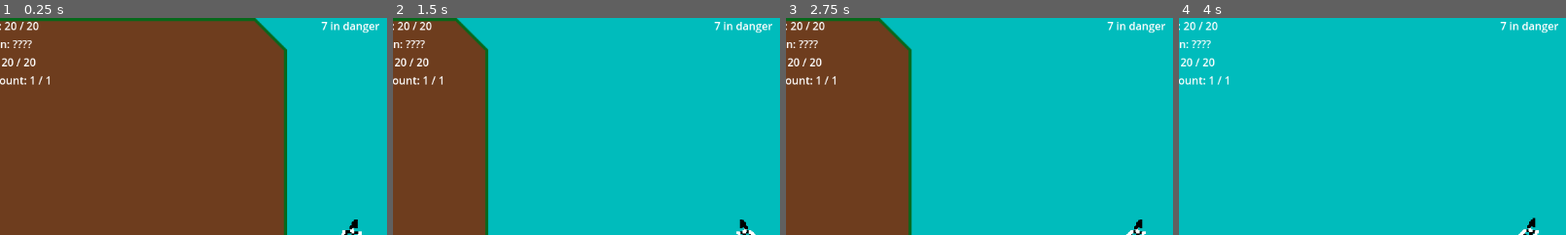
Above: before the commit, frames 1-4 (left to right).
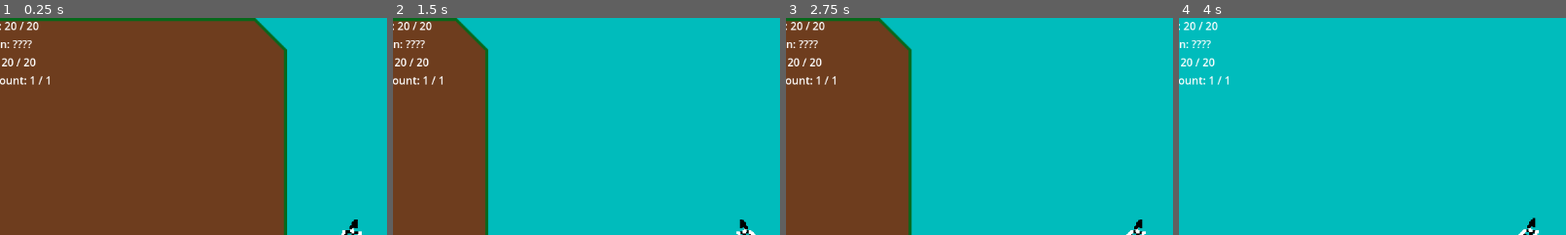
Above: after the commit, the same moments.

Repository: Chilly55/Realm-of-Rouges-Final
Game: Godot game, scene res://scenes/levels/Level_one.tscn
The game is run twice, just before and just after one commit, with the same random seed, the same clock (stepped at 60 frames per second) and the same inputs. The engine's default icon, where the game draws it, is replaced by a stand-in: a white triangle on a blue panel in a dark square.
Inputs (mouse positions are % of the whole screen's width and height, from its top left):
- Up to frame 1 (0.25 s): no input
- Up to frame 2 (1.5 s): tap Enter at 0.5 s; move the mouse to (72, 45) at 0.52 s; press the mouse at (72, 45) at 0.53 s; hold D (right) from 0.53 s (still down); tap W (jump) at 0.77 s; move the mouse to (30, 55) at 1.27 s; release the mouse at (30, 55) at 1.28 s; tap E (interact) at 1.35 s
- Up to frame 3 (2.75 s): tap W (jump) at 1.52 s; move the mouse to (60, 28) at 2.02 s; release D (right) at 2.03 s; hold A (left) from 2.03 s (still down); hold Mouse wheel down (last weapon) from 2.03 s (still down)
- Up to frame 4 (4 s): move the mouse to (45, 70) at 2.77 s; release A (left) at 2.78 s; release Mouse wheel down (last weapon) at 2.78 s; hold D (right) from 2.78 s (still down); tap Mouse wheel up (next weapon) at 2.85 s; tap W (jump) at 3.02, 3.77 s; move the mouse to (80, 65) at 3.52 s; press the mouse at (80, 65) at 3.53 s
The pictures show only the part of the screen within x 5-55%, y 0-50%; the shares and areas given below are measured in that part.

The runs differ from the first frame. In frame 1, 0.3% of the frame differs, in the area x 82-98%, y 1-8%; in frame 2, 0.3%; in frame 3, 0.3%; in frame 4, 0.3%.
Error in both runs: Invalid operands 'float' and 'Vector2' in operator '-'. (res://scripts/actors/Player.gd:108)

Commit message:
Update Level_one.tscn

Diff:
--- a/scenes/levels/Level_one.tscn
+++ b/scenes/levels/Level_one.tscn
@@ -114,12 +114,14 @@
 [node name="NPC" parent="." instance=ExtResource("13_iumev")]
 position = Vector2(2512, 416)
 
-[node name="Dialogue Box" parent="NPC" index="3" node_paths=PackedStringArray("map")]
-map = NodePath("../..")
-
-[node name="Player" parent="." node_paths=PackedStringArray("map") instance=ExtResource("2_sqk20")]
+[node name="Dialogue Box" parent="NPC" index="3"]
+map = Object(Node2D,"_import_path":NodePath(""),"unique_name_in_owner":false,"process_mode":0,"process_priority":0,"process_physics_priority":0,"process_thread_group":0,"editor_description":"","visible":true,"modulate":Color(1, 1, 1, 1),"self_modulate":Color(1, 1, 1, 1),"show_behind_parent":false,"top_level":false,"clip_children":0,"light_mask":1,"visibility_layer":1,"z_index":0,"z_as_relative":true,"y_sort_enabled":false,"texture_filter":0,"texture_repeat":0,"material":null,"use_parent_material":false,"position":Vector2(0, 0),"rotation":0.0,"scale":Vector2(1, 1),"skew":0.0,"script":ExtResource("1_yie5g"))
+
+
+[node name="Player" parent="." instance=ExtResource("2_sqk20")]
 position = Vector2(256, 416)
-map = NodePath("..")
+map = Object(Node2D,"_import_path":NodePath(""),"unique_name_in_owner":false,"process_mode":0,"process_priority":0,"process_physics_priority":0,"process_thread_group":0,"editor_description":"","visible":true,"modulate":Color(1, 1, 1, 1),"self_modulate":Color(1, 1, 1, 1),"show_behind_parent":false,"top_level":false,"clip_children":0,"light_mask":1,"visibility_layer":1,"z_index":0,"z_as_relative":true,"y_sort_enabled":false,"texture_filter":0,"texture_repeat":0,"material":null,"use_parent_material":false,"position":Vector2(0, 0),"rotation":0.0,"scale":Vector2(1, 1),"skew":0.0,"script":ExtResource("1_yie5g"))
+
 
 [node name="AudioStreamPlayer" type="AudioStreamPlayer" parent="."]
 stream = ExtResource("3_8bmg1")
